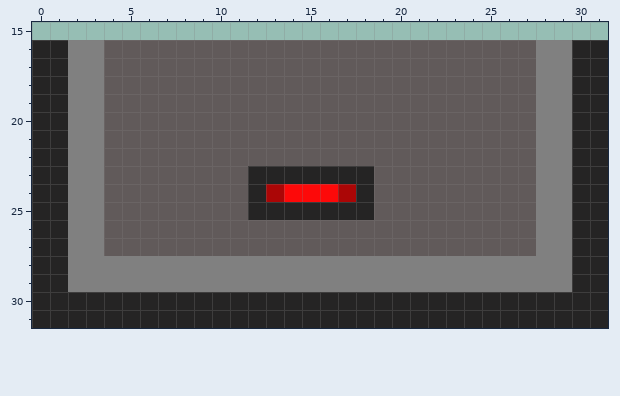
Edited in one commit: pixel-art sprite (Assets/Art/DoorClosedSprite.png). That is the earlier state.
The file is 32x32 pixels. Shown: x 0..31, y 15..31.
After the commit:
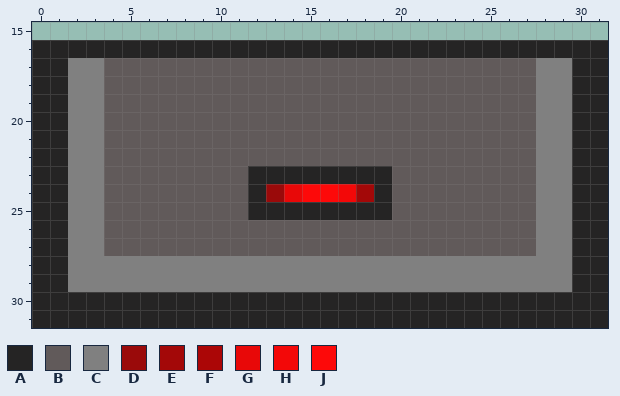
Palette (. is transparent): A #252424  B #615a5a  C #808080  D #9a0a0a  E #a30808  F #ab0606  G #e80808  H #f30808  J #fd0909
Diff:
y 16: x 2..29 CCBBBBBBBBBBBBBBBBBBBBBBBBCC -> AAAAAAAAAAAAAAAAAAAAAAAAAAAA
y 23: x 19 B -> A
y 24: x 13..14 FJ -> DG; x 17..19 FAB -> HEA
y 25: x 19 B -> A
